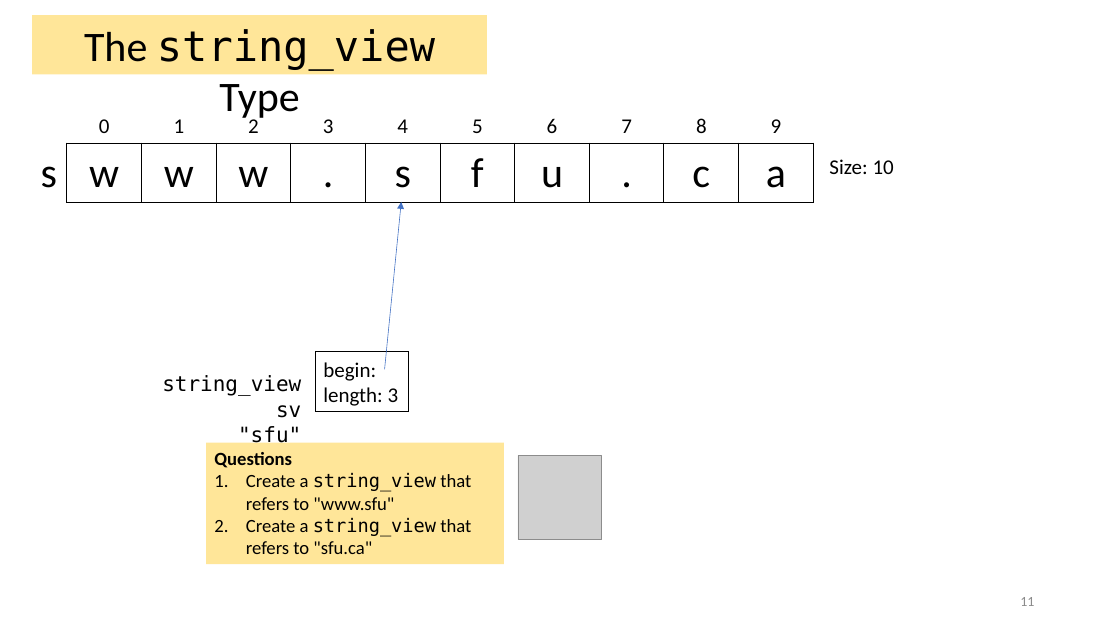
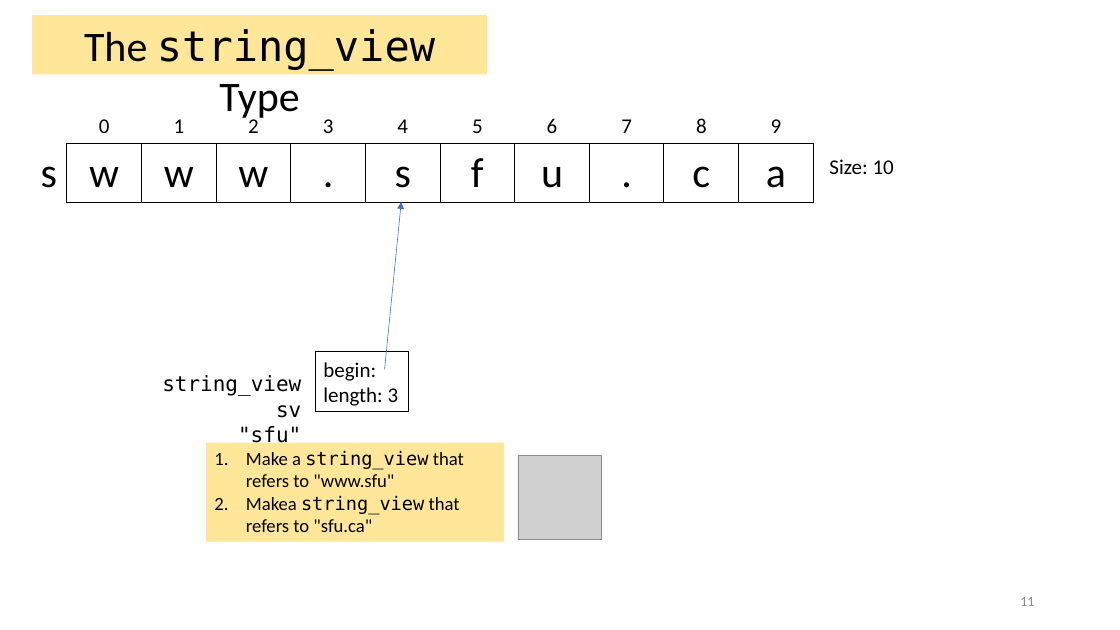
Before and after one commit to tjd1234/cmpt225fall2023, a slide deck: slide 11 of lecture_notes/week12/week12_strings.pptx. Drawn at 1120x630 pixels with LibreOffice and Linux fonts; fonts in the diff are those of the drawing; grey boxes stand for pictures. Boxes give left, top, right and bottom in pixels: in the first picture for what was removed or moved away, otherwise in the second. Text is boxed around its words. In the diff, an @@ line names an element or a change of style, - is before the commit and + after.

```diff
--- a/lecture_notes/week12/week12_strings.pptx
+++ b/lecture_notes/week12/week12_strings.pptx
@@ rectangle "Make a string_view that refers ..." resized from (x1=206, y1=443, x2=503, y2=565) to (x1=206, y1=443, x2=503, y2=542) @@
@@ text in rectangle at (x1=246, y1=450, x2=464, y2=532): text changed @@
-Questions
-1. Create a string_view that refers to "www.sfu"
-2. Create a string_view that refers to "sfu.ca"
+1. Make a string_view that refers to "www.sfu"
+2. Makea string_view that refers to "sfu.ca"
```
Also in this commit, not shown: 13 other slides changed, 1 other file.
